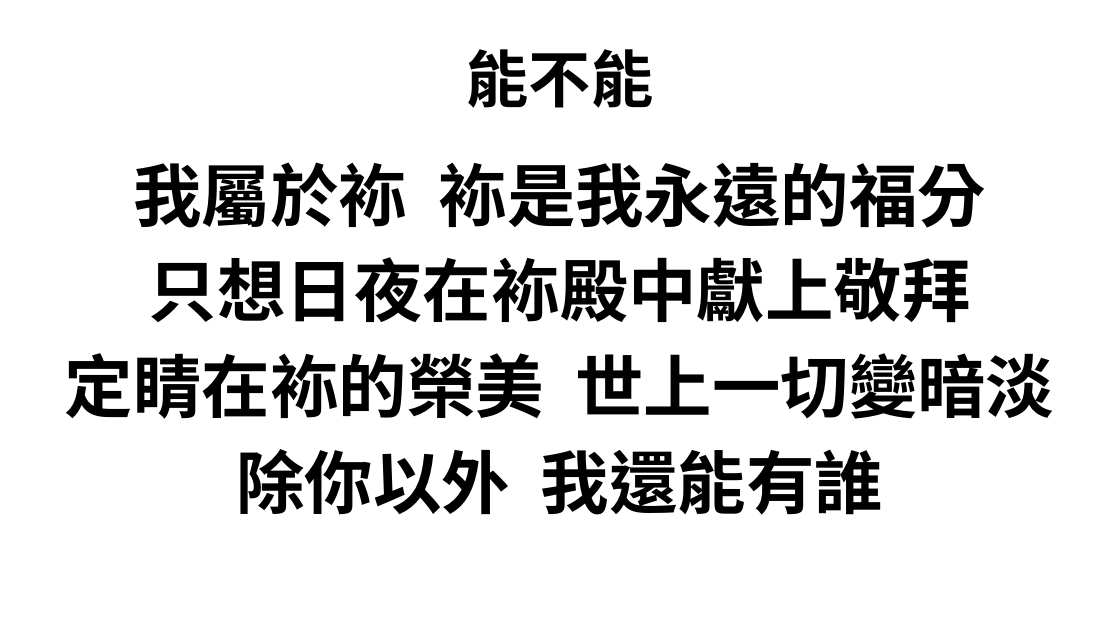
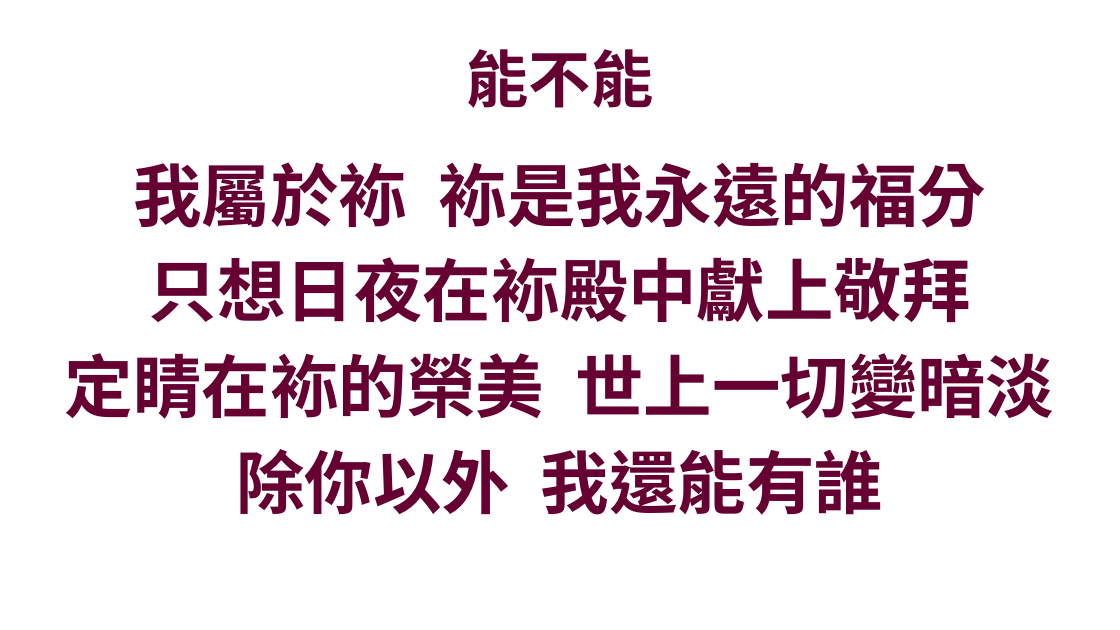
Before and after one commit to batisuoc/prayermeeting, a slide deck: slide 1 of 2020/5月/28-5-2020.pptx. Drawn at 1120x630 pixels with LibreOffice and Linux fonts; fonts in the diff are those of the drawing; background and template pictures are left out. Boxes give left, top, right and bottom in pixels: in the first picture for what was removed or moved away, otherwise in the second. Text is boxed around its words. In the diff, an @@ line names an element or a change of style, - is before the commit and + after.

```diff
--- a/2020/5月/28-5-2020.pptx
+++ b/2020/5月/28-5-2020.pptx
@@ title "能不能" at (x1=467, y1=49, x2=654, y2=108): text colour #000000 to #660033 @@
@@ text "我屬於袮 袮是我永遠的福分" at (x1=65, y1=162, x2=1054, y2=515): text colour #000000 to #660033 @@
```
Also in this commit, not shown: 4 other slides changed, 1 slide added, 2 other files.
